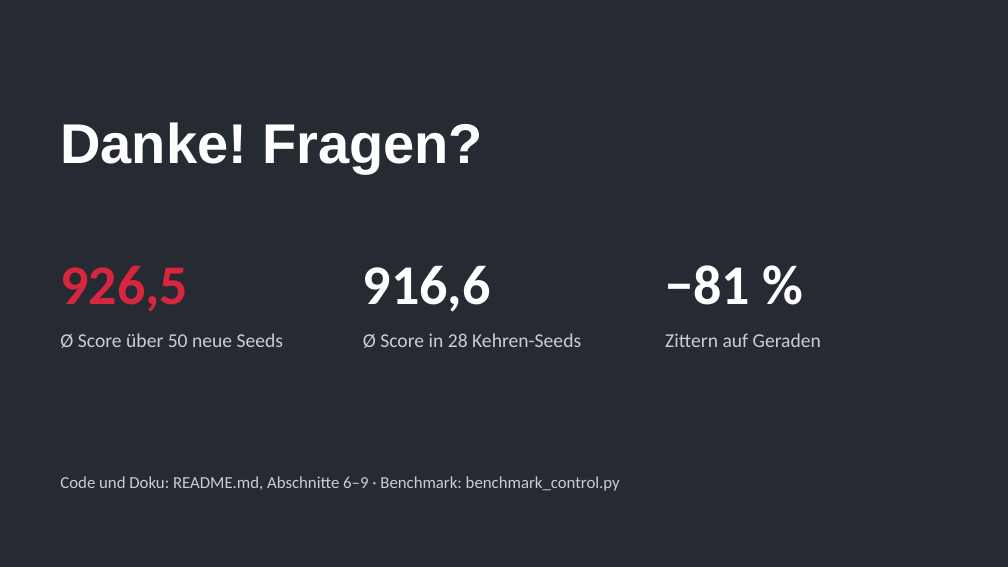
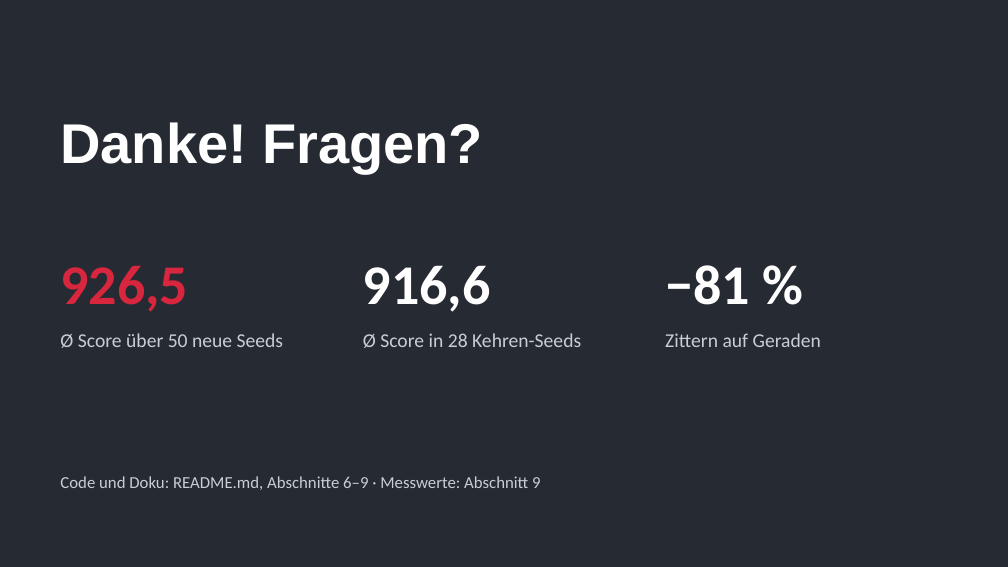
Before and after one commit to MortizK/Autonomes-Fahren-Project, a slide deck: slide 11 of docs/Abschlusspraesentation.pptx. Drawn at 1008x567 pixels with LibreOffice and Linux fonts; fonts in the diff are those of the drawing. Boxes give left, top, right and bottom in pixels: in the first picture for what was removed or moved away, otherwise in the second. Text is boxed around its words. In the diff, an @@ line names an element or a change of style, - is before the commit and + after.

```diff
--- a/docs/Abschlusspraesentation.pptx
+++ b/docs/Abschlusspraesentation.pptx
@@ text at <box>60,476,540,490</box>: text changed @@
-Code und Doku: README.md, Abschnitte 6–9 · Benchmark: benchmark_control.py
+Code und Doku: README.md, Abschnitte 6–9 · Messwerte: Abschnitt 9
```
Also in this commit, not shown: 2 other slides changed, 13 other files.
